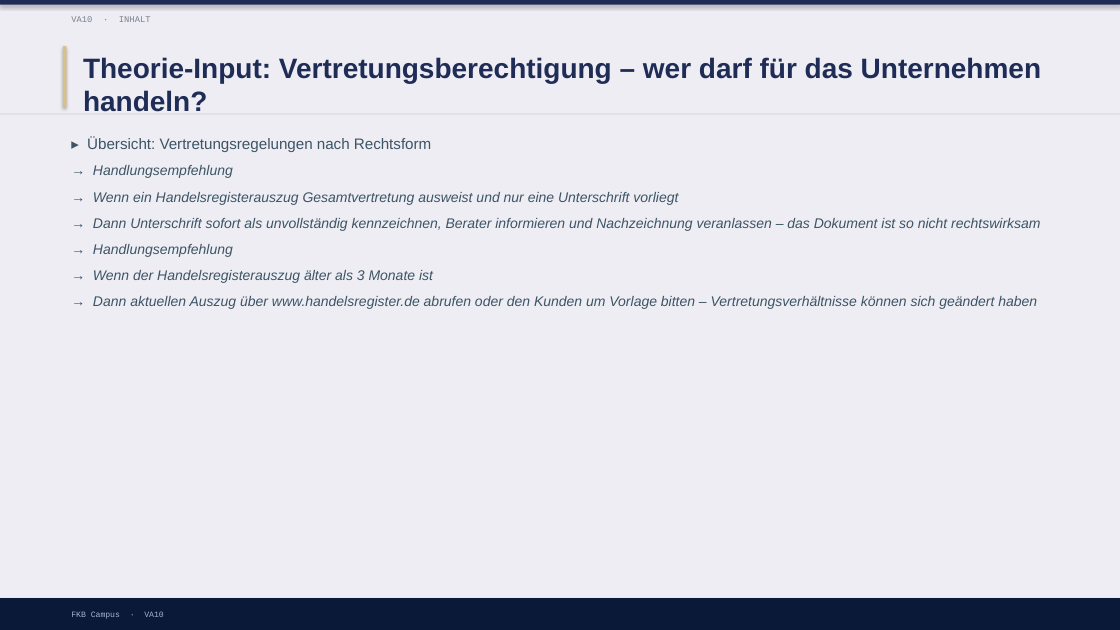
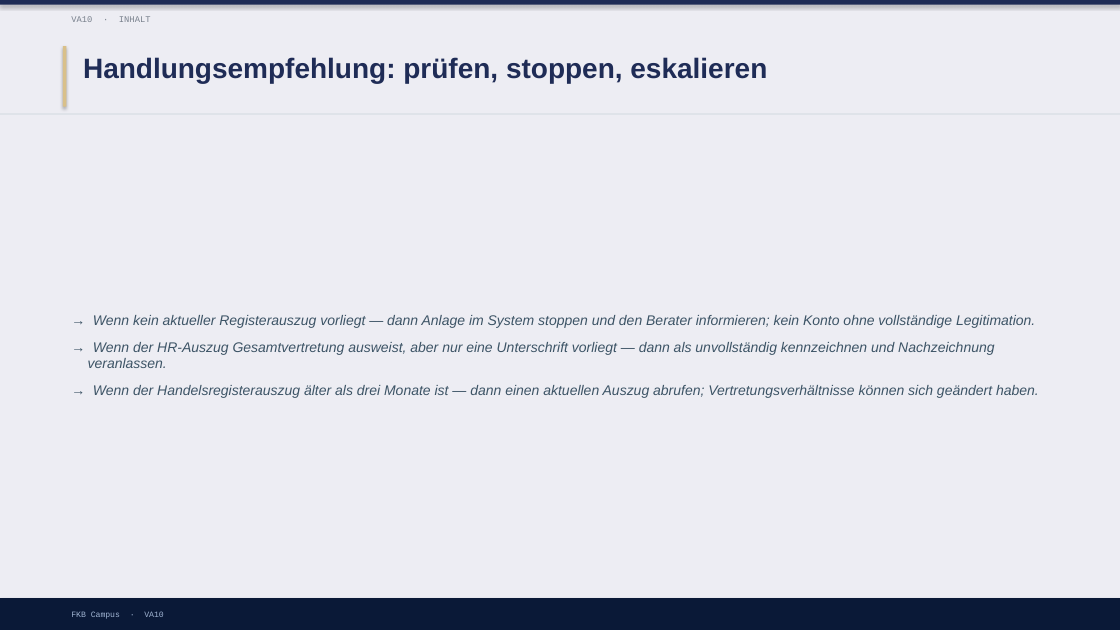
Before and after one commit to ck5rqc47pr-byte/firmenkundenakademie-online, a slide deck: slide 13 of protected-downloads/praesentation/VA10.pptx (slide 6 before the commit). Drawn at 1120x630 pixels with LibreOffice and Linux fonts; fonts in the diff are those of the drawing. Boxes give left, top, right and bottom in pixels: in the first picture for what was removed or moved away, otherwise in the second. Text is boxed around its words. In the diff, an @@ line names an element or a change of style, - is before the commit and + after.

```diff
--- a/protected-downloads/praesentation/VA10.pptx
+++ b/protected-downloads/praesentation/VA10.pptx
@@ text at (83, 57, 767, 83): text changed @@
-Theorie-Input: Vertretungsberechtigung – wer darf für das Unternehmen handeln?
+Handlungsempfehlung: prüfen, stoppen, eskalieren
@@ text "→ Wenn kein aktueller Registerauszug ..." at (88, 315, 1039, 398): vertical alignment top to middle @@
@@ text at (88, 315, 1039, 398): text changed @@
-▸ Übersicht: Vertretungsregelungen nach Rechtsform
-→ Handlungsempfehlung
-→ Wenn ein Handelsregisterauszug Gesamtvertretung ausweist und nur eine Unterschrift vorliegt
-→ Dann Unterschrift sofort als unvollständig kennzeichnen, Berater informieren und Nachzeichnung veranlassen – das Dokument ist so nicht rechtswirksam
-→ Handlungsempfehlung
-→ Wenn der Handelsregisterauszug älter als 3 Monate ist
-→ Dann aktuellen Auszug über www.handelsregister.de abrufen oder den Kunden um Vorlage bitten – Vertretungsverhältnisse können sich geändert haben
+→ Wenn kein aktueller Registerauszug vorliegt — dann Anlage im System stoppen und den Berater informieren; kein Konto ohne vollständige Legitimation.
+→ Wenn der HR-Auszug Gesamtvertretung ausweist, aber nur eine Unterschrift vorliegt — dann als unvollständig kennzeichnen und Nachzeichnung veranlassen.
+→ Wenn der Handelsregisterauszug älter als drei Monate ist — dann einen aktuellen Auszug abrufen; Vertretungsverhältnisse können sich geändert haben.
```
Also in this commit, not shown: 3 other slides changed, 8 slides added, 5 other files.
